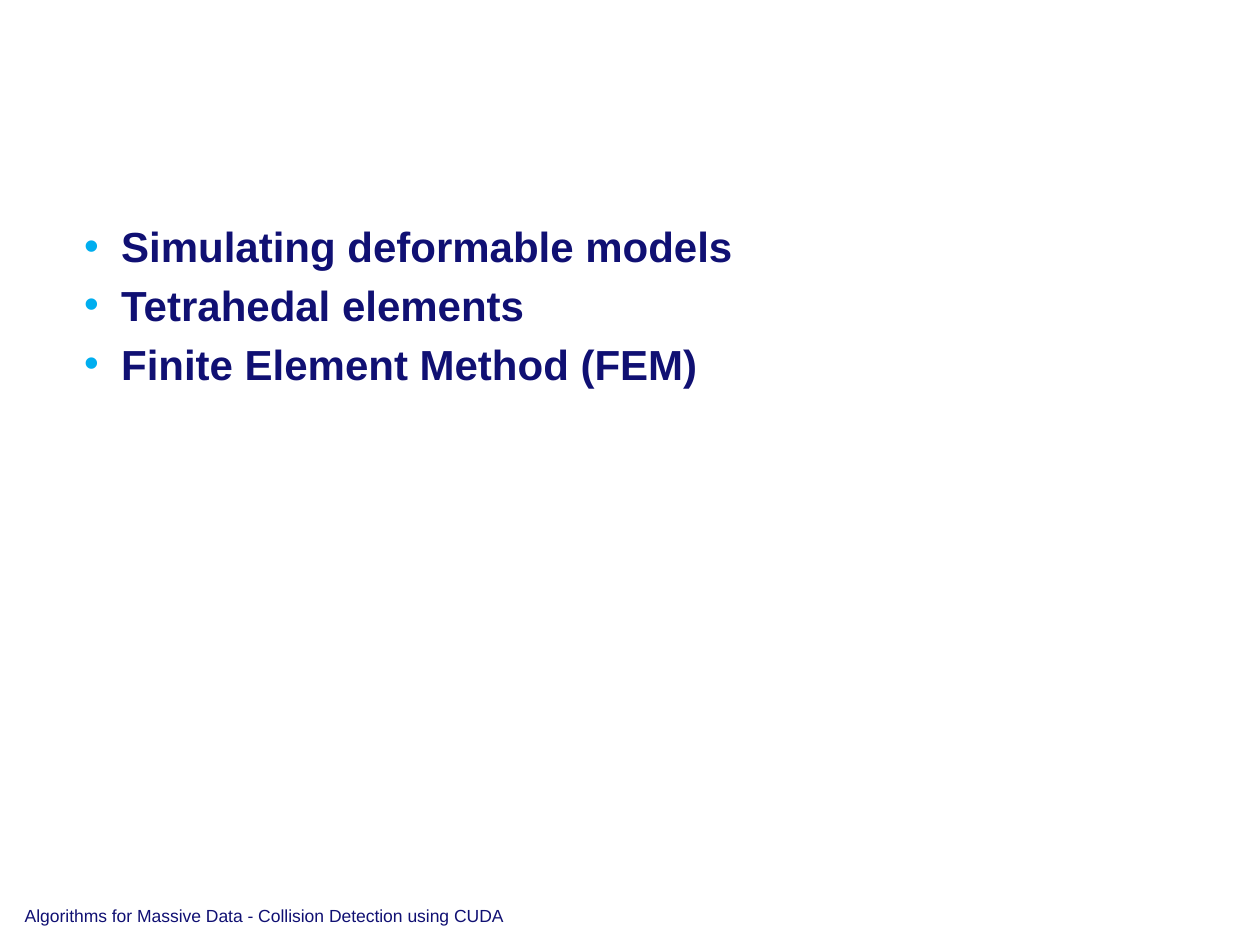
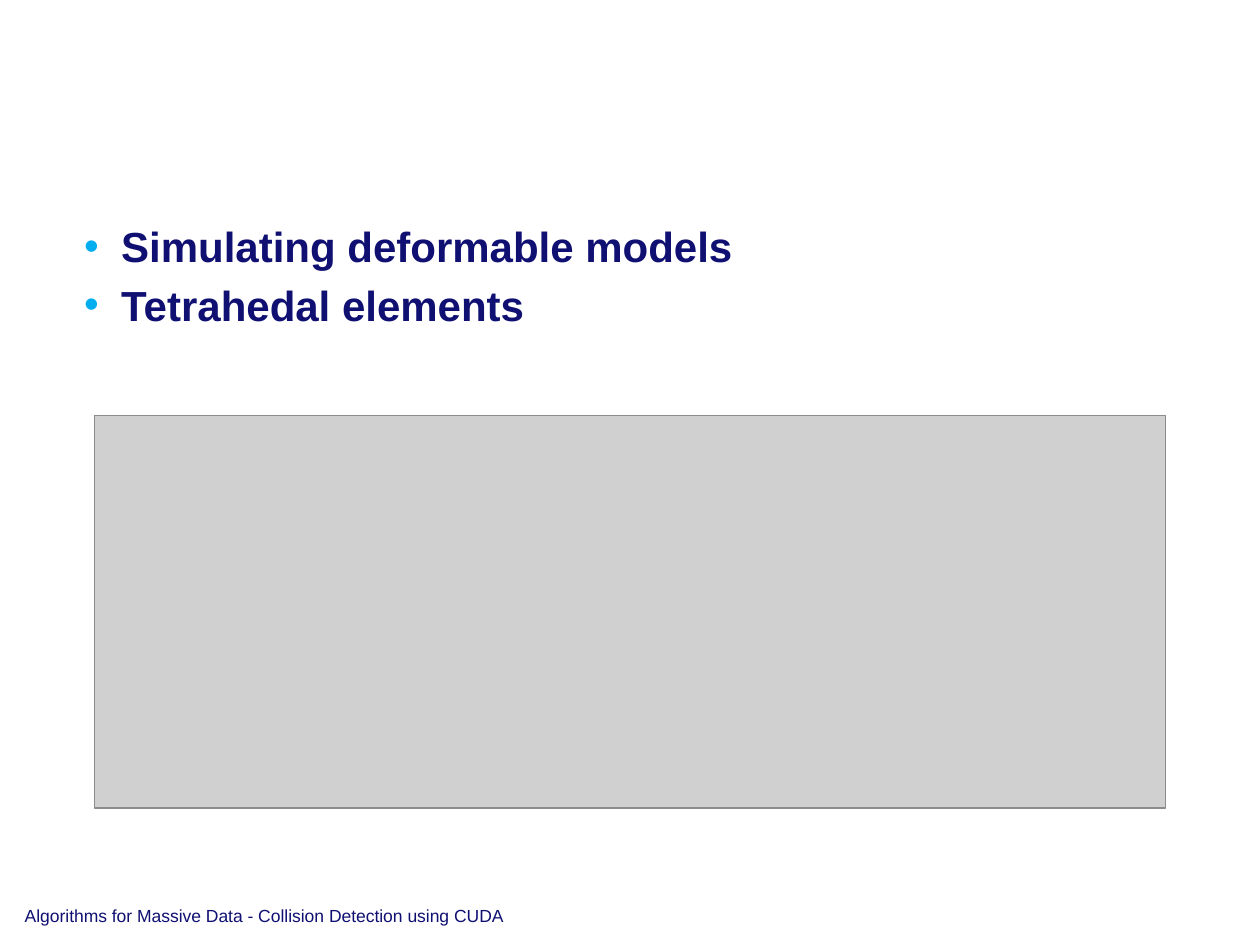
Before and after one commit to timvdalen/massive-data-collisions, a slide deck: slide 2 of presentation/presentation.pptx. Drawn at 1260x945 pixels with LibreOffice and Linux fonts; fonts in the diff are those of the drawing; grey boxes stand for pictures; background and template pictures are left out. Boxes give left, top, right and bottom in pixels: in the first picture for what was removed or moved away, otherwise in the second. Text is boxed around its words. In the diff, an @@ line names an element or a change of style, - is before the commit and + after.

```diff
--- a/presentation/presentation.pptx
+++ b/presentation/presentation.pptx
@@ text at (121, 349, 698, 388): paragraph removed @@
-• Finite Element Method (FEM)
@@ picture added at (94, 416, 1166, 808) @@
```
Also in this commit, not shown: 1 other slide changed, 5 slides added.
